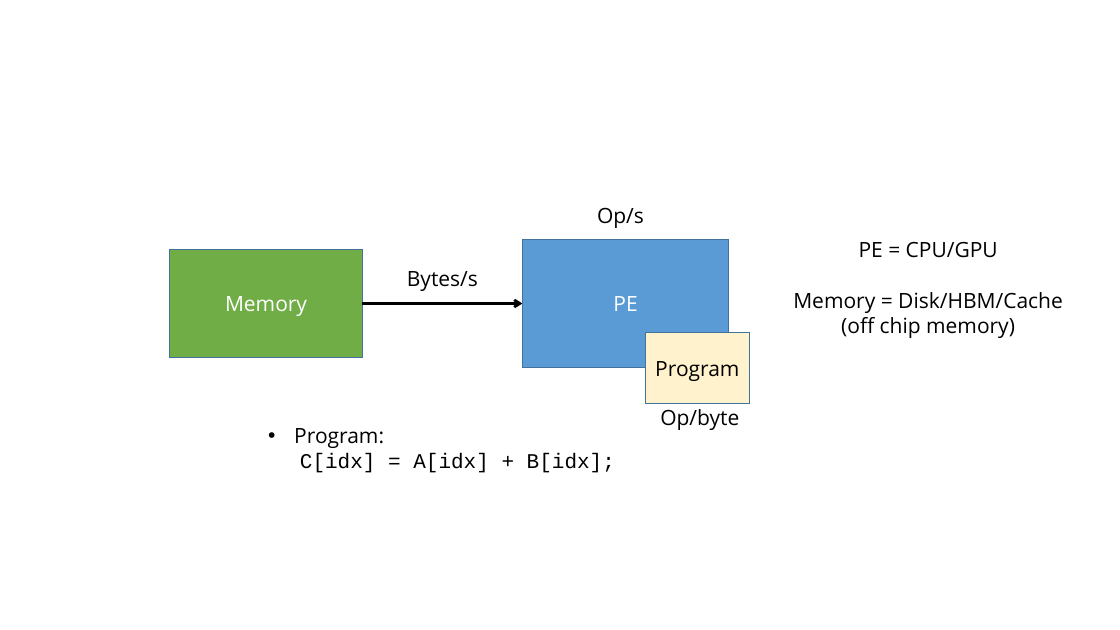
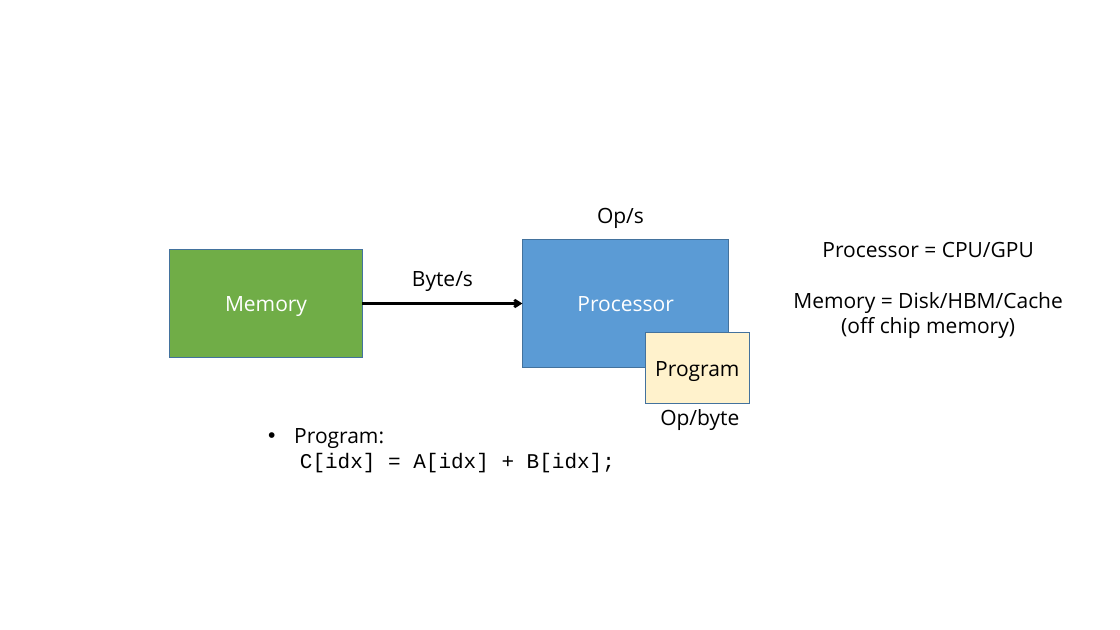
Before and after one commit to OnixHoque/OnixHoque.github.io, a slide deck: slide 1 of blog/roofline-analysis/diagrams.pptx. Drawn at 1120x630 pixels with LibreOffice and Linux fonts; fonts in the diff are those of the drawing. Boxes give left, top, right and bottom in pixels: in the first picture for what was removed or moved away, otherwise in the second. Text is boxed around its words. In the diff, an @@ line names an element or a change of style, - is before the commit and + after.

```diff
--- a/blog/roofline-analysis/diagrams.pptx
+++ b/blog/roofline-analysis/diagrams.pptx
@@ text at (822,241,1034,258): text changed @@
-PE = CPU/GPU
+Processor = CPU/GPU
@@ text at (412,271,473,291): text changed @@
-Bytes/s
+Byte/s
@@ text in rectangle at (577,296,674,311): text changed @@
-PE
+Processor
```
Also in this commit, not shown: 6 other slides changed, 11 other files.
